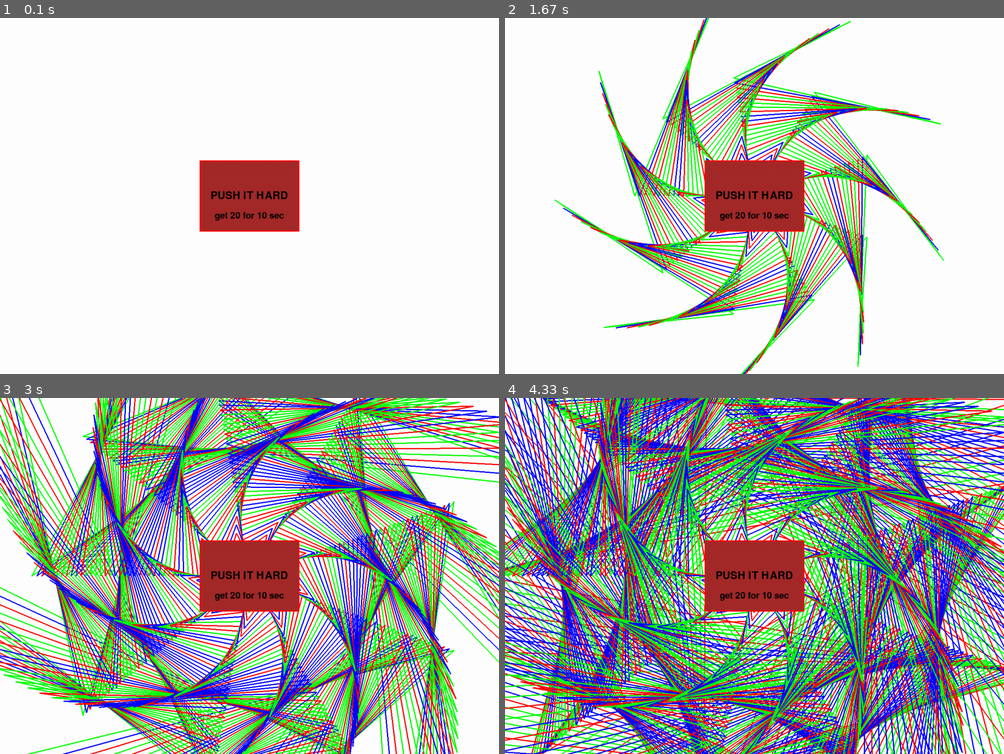
Above: before the commit, frames 1-4 (two rows, left to right).
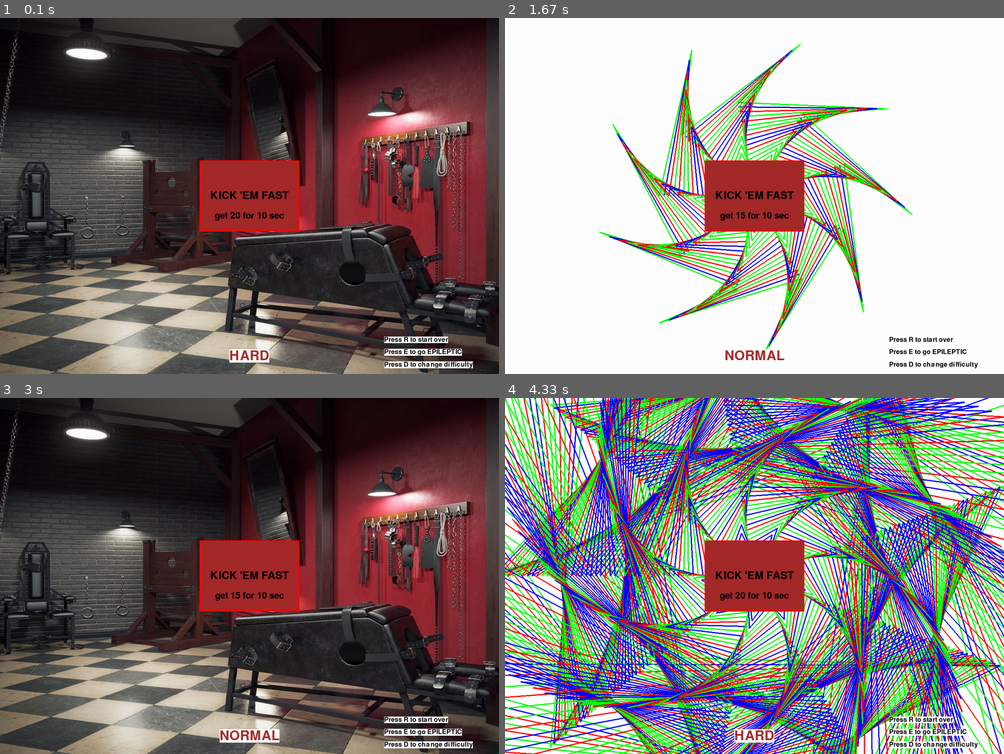
Above: after the commit, the same moments.

Repository: shdwdmn/hello_pygame
Game: pygame game, started from clown.py
Two runs of this game, one before a commit and one after it. Both use one fixed random seed, a clock stepped at 60 frames per second and the inputs below.
Inputs (mouse positions are in pixels of both pictures, inside the frame that each line leads up to):
- Up to frame 1 (0.1 s): no input
- Up to frame 2 (1.67 s): tap E at 0.33 s; hold M 0.67-1.13 s; hold D 0.67-1.13 s; hold D 1.17-1.63 s
- Up to frame 3 (3 s): click (249, 600) at 1.72 s; hold M 2-2.3 s; hold W 2-2.3 s; click (299, 672) at 2.38 s; tap E at 2.67 s
- Up to frame 4 (4.33 s): tap E at 3 s; click (754, 576) at 3.38 s, where only the run after the commit has a clickable "KICK 'EM FAST"; hold W 3.67-3.97 s; hold D from 4 s (still down)

The runs differ from the first frame. In frame 1, 95% of the frame differs, in the area x 0-100%, y 0-100%; in frame 2, 13%; in frame 3, 96%; in frame 4, 67%.

Commit message:
doing stuff merging

Diff:
--- a/clown.py
+++ b/clown.py
@@ -4,10 +4,14 @@
 from random import randrange, shuffle
 
 # TODO:
-#  - difficulties
-#  - boxing hand on hover
+#  - win/lose sound
+#  - kick sound
+difficulties = ('EASY', 'NORMAL', 'HARD')
+difficulty = difficulties[2]
+modes = ('normal', 'epileptic')
+mode = modes[0]
 win_score = 20
-start_timer = 10
+timer_start = 10
 clown_size = 150
 star_edges = 9
 star_rotate = pi/300
@@ -27,7 +31,7 @@
 
 pg.init()
 screen = pg.display.set_mode((window_w, window_h))
-pg.display.set_caption('PUNCH THAT CLOWN')
+pg.display.set_caption('KICK THAT CLOWN')
 pg.mixer_music.load('midi/fast.mid')
 pg.mixer_music.play(-1)
 clock = pg.time.Clock()
@@ -61,16 +65,6 @@
         screen.blit(text, ((int(position[0] - text_weight/2), int(position[1] - text_height/2)), (0, 0)))
     else:
         screen.blit(text, ((int(position[0]), int(position[1])), (0, 0)))
-
-
-def draw_score(_score: int):
-    position = (window_w*1/25, window_h*9/10)
-    draw_text(f'SCORE::{_score}', position, 48, brown, black, center=False)
-
-
-def draw_timer(_timer: int):
-    position = (window_w*8/10, window_h*9/10)
-    draw_text(f'TIMER::{_timer:.2f}', position, 48, brown, black, center=False)
 
 
 def get_clown():
@@ -109,9 +103,8 @@
     global is_start, is_reset, timer, score
     is_start = True
     is_reset = True
-    timer = start_timer
+    timer = timer_start
     score = 0
-    pg.mixer_music.play()
 
 
 class Star:
@@ -145,19 +138,23 @@
         self.stars.append(Star(star_edges))
 
     def draw(self):
-        screen.fill(white)
-        for star in self.stars:
-            star.calc()
-            pg.draw.polygon(screen, star.color, star.points, star_gauge)
-            if star.radius == 25:
-                self.stars.append(Star(star_edges))
-            if star.radius >= window_w:
-                self.stars.pop(0)
-
-
-timer = start_timer
+        if mode == modes[0]:
+            screen.blit(background_image, (0, 0))
+        elif mode == modes[1]:
+            screen.fill(white)
+            for star in self.stars:
+                star.calc()
+                pg.draw.polygon(screen, star.color, star.points, star_gauge)
+                if star.radius == 25:
+                    self.stars.append(Star(star_edges))
+                if star.radius >= window_w:
+                    self.stars.pop(0)
+
+
+timer = timer_start
 is_start = True
 is_reset = True
+is_music = True
 clown_position = (-1, -1)
 clown = clowns[0]
 back = Background()
@@ -165,13 +162,12 @@
 while True:
     clock.tick(frame_rate)
     big_button_pressed = False
-    # screen.blit(background_image, (0, 0))
     back.draw()
 
     if is_reset:
         clown, clown_num = get_clown()
-        clown_position = (randrange(clown_size, window_w - clown_size),
-                          randrange(clown_size, window_h - clown_size))
+        clown_position = (int(randrange(clown_size, window_w - clown_size) - clown_size/2),
+                          int(randrange(clown_size, window_h - clown_size) - clown_size/2))
         is_reset = False
 
     pressed = pg.key.get_pressed()
@@ -185,38 +181,68 @@
                 quit()
             if event.key == pg.K_r or pg.K_F5:
                 start_over()
+            if event.key == pg.K_d:
+                if difficulty == difficulties[2]:
+                    difficulty = difficulties[0]
+                    win_score = 10
+                elif difficulty == difficulties[0]:
+                    difficulty = difficulties[1]
+                    win_score = 15
+                elif difficulty == difficulties[1]:
+                    difficulty = difficulties[2]
+                    win_score = 20
+            if event.key == pg.K_e:
+                if mode == modes[1]:
+                    mode = modes[0]
+                else:
+                    mode = modes[1]
+            if event.key == pg.K_m:
+                if is_music:
+                    pg.mixer_music.stop()
+                    is_music = False
+                else:
+                    pg.mixer_music.play(-1)
+                    is_music = True
         if event.type == pg.MOUSEBUTTONDOWN:
             coordinates = pg.mouse.get_pos()
             if big_button[0][0] <= coordinates[0] <= big_button[0][0] + big_button[1][0] and \
                     big_button[0][1] <= coordinates[1] <= big_button[0][1] + big_button[1][1]:
                 big_button_pressed = True
-            if clown_position[0] - clown_size/2 <= coordinates[0] <= clown_position[0] + clown_size/2 and \
-               clown_position[1] - clown_size/2 <= coordinates[1] <= clown_position[1] + clown_size/2 and \
+            if clown_position[0] <= coordinates[0] <= clown_position[0] + clown_size and \
+               clown_position[1] <= coordinates[1] <= clown_position[1] + clown_size and \
                score < win_score and timer > 0:  # CLOWN hit
                 score += 1
                 is_reset = True
 
     if score >= win_score:  # WIN screen
+        pg.mouse.set_cursor(*pg.cursors.arrow)
         pg.draw.rect(screen, white, big_button)
         pg.draw.rect(screen, red, big_button, 3)
         draw_text('YOU WIN !!!', (window_w/2, window_h/2), 50, red)
-        draw_text(f'TIME::{start_timer - timer:.2f}', (window_w/2, window_h/2 + 50), 38, red)
+        draw_text(f'{win_score} for {timer_start - timer:.2f} sec', (window_w / 2, window_h / 2 + 50), 38, red)
     elif timer <= 0:  # LOSE screen
+        pg.mouse.set_cursor(*pg.cursors.arrow)
         pg.draw.rect(screen, black, big_button)
         pg.draw.rect(screen, red, big_button, 3)
         draw_text('YOU LOSE...', (window_w/2, window_h/2), 50, brown)
-        draw_text(f'SCORE::{score}', (window_w/2, window_h/2 + 50), 38, brown)
+        draw_text(f'SCORE::{score}/{win_score}', (window_w/2, window_h/2 + 50), 38, brown)
     elif is_start:  # START screen
+        pg.mouse.set_cursor(*pg.cursors.arrow)
         pg.draw.rect(screen, brown, big_button)
         pg.draw.rect(screen, red, big_button, 3)
-        draw_text('PUSH IT HARD', (window_w/2, window_h/2), 38)
+        draw_text('KICK \'EM FAST', (window_w/2, window_h/2), 38)
         draw_text(f'get {win_score} for {timer} sec', (window_w/2, window_h/2 + 50), 32)
+        draw_text(difficulty, (window_w/2, window_h*9.5/10), 48, brown, white, center=True)
+        draw_text('Press R to start over', (window_w*7.7/10, window_h*8.95/10), 24, black, white, center=False)
+        draw_text('Press E to go EPILEPTIC', (window_w*7.7/10, window_h*9.30/10), 24, black, white, center=False)
+        draw_text('Press D to change difficulty', (window_w*7.7/10, window_h*9.65/10), 24, black, white, center=False)
         if big_button_pressed:
             is_start = False
     else:  # GAME screen
+        pg.mouse.set_cursor(*pg.cursors.broken_x)
         timer -= 1 / frame_rate
-        draw_timer(timer)
-        draw_score(score)
-        screen.blit(clown, (int(clown_position[0] - clown_size/2), int(clown_position[1] - clown_size/2)))
+        draw_text(f'TIMER::{timer:.2f}', (window_w*8/10, window_h*9/10), 48, brown, black, center=False)
+        draw_text(f'SCORE::{score}', (window_w*1/25, window_h*9/10), 48, brown, black, center=False)
+        screen.blit(clown, (clown_position[0], clown_position[1]))
 
     pg.display.update()  # redraw
